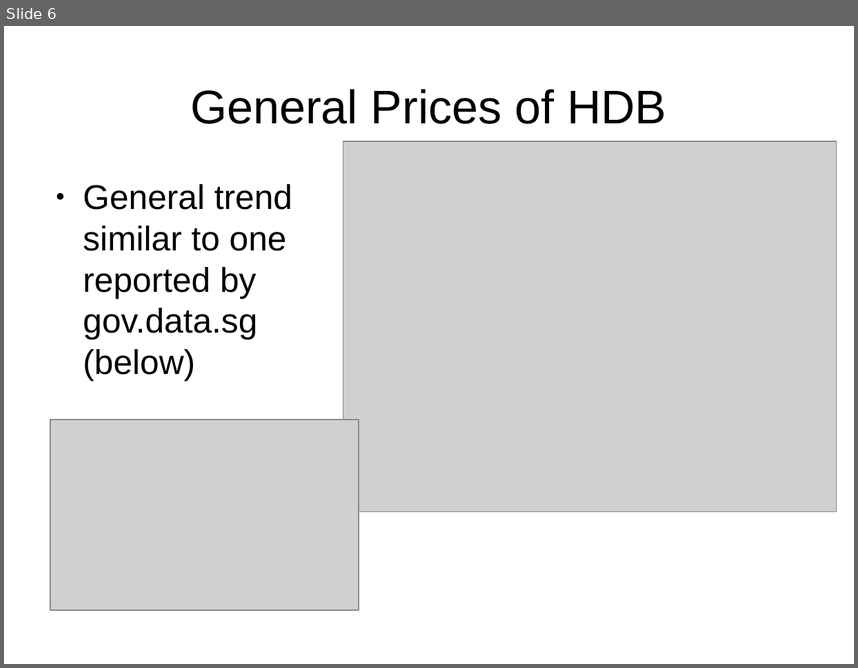
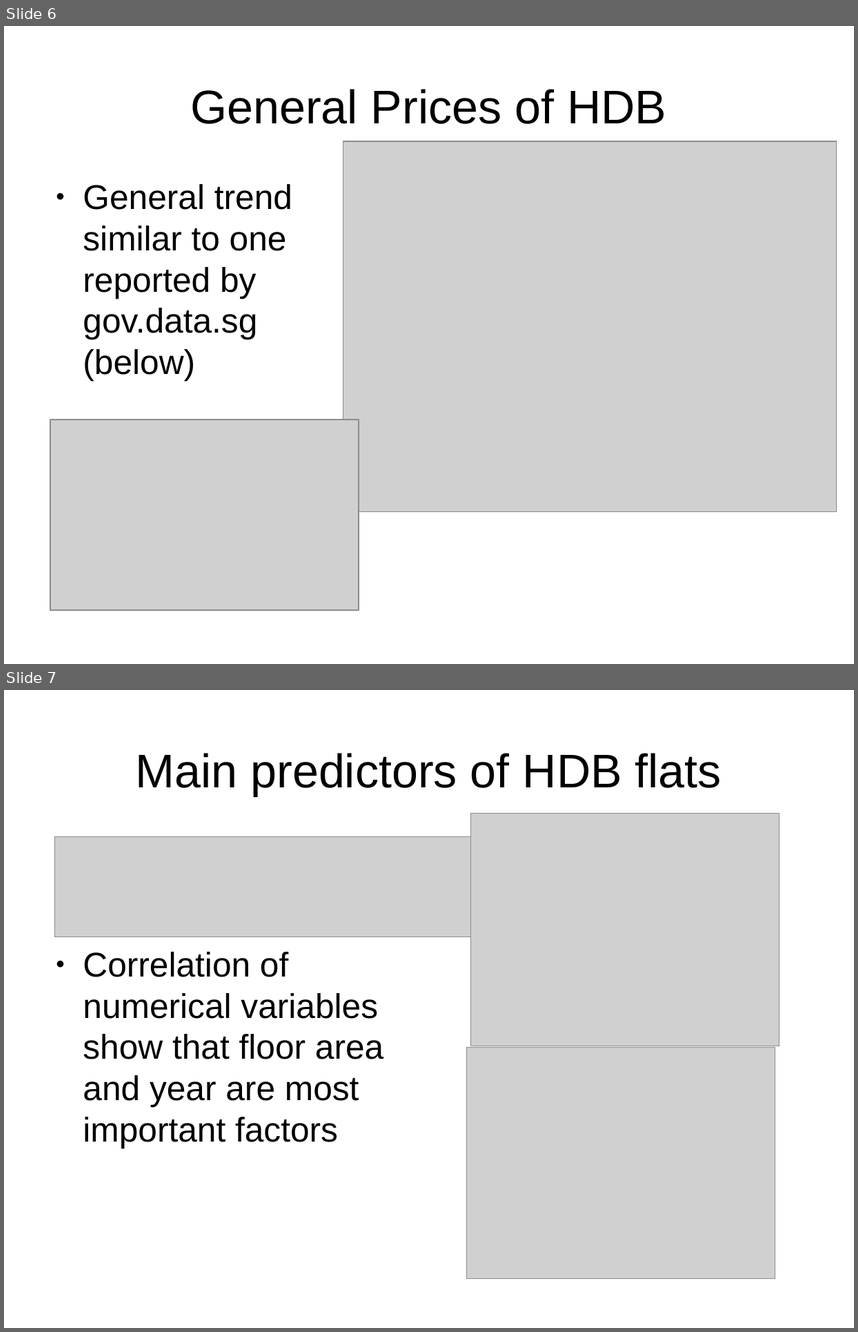
Before and after one commit to leexa90/HDB-prices, a slide deck: presentation.odp. Shown one above the other, each under a label of ours: slide 6 before the commit, slides 6 and 7 after it. The pictures are 858x668 and 858x1332 pixels, drawn with LibreOffice and Linux fonts; fonts in the diff are those of the drawing; grey boxes stand for pictures. Boxes give left, top, right and bottom in pixels: in the first picture for what was removed or moved away, otherwise in the second. Text is boxed around its words. In the diff, an @@ line names an element or a change of style, - is before the commit and + after.

```diff
--- a/presentation.odp
+++ b/presentation.odp
@@ slide 7 added at [4, 690, 854, 1328], background #FFFFFF @@
@@ title added at [135, 753, 722, 796], 44 pt, text #000000 @@
+Main predictors of HDB flats
@@ picture added at [470, 814, 780, 1045] @@
@@ picture added at [54, 836, 470, 937] @@
@@ text added at [83, 952, 383, 1147], 32 pt, text #000000 @@
+● Correlation of numerical variables show that floor area and year are most important factors
@@ picture added at [467, 1047, 775, 1279] @@
```
Also in this commit, not shown: 1 slide changed, 2 other slides added, 1 slide removed.
